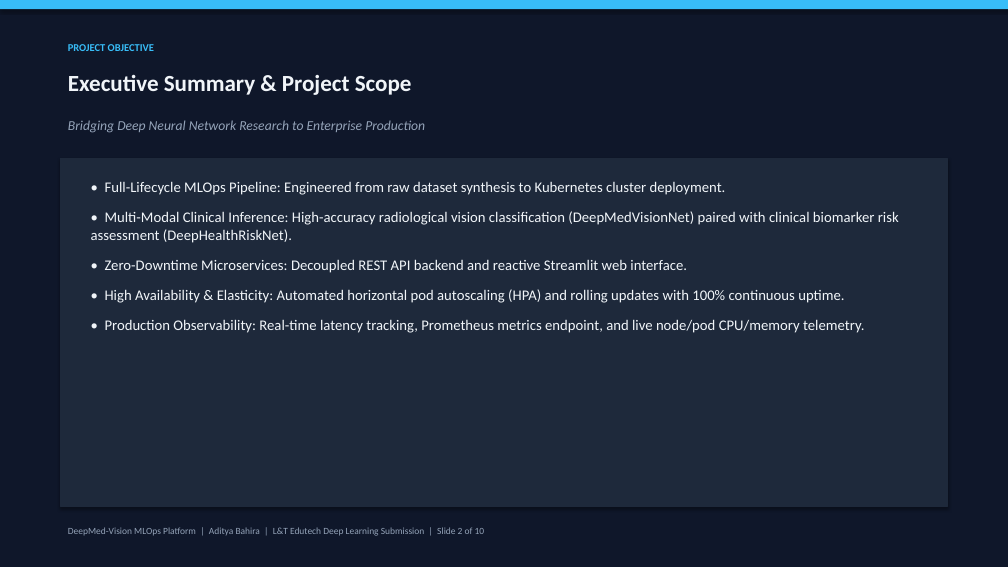
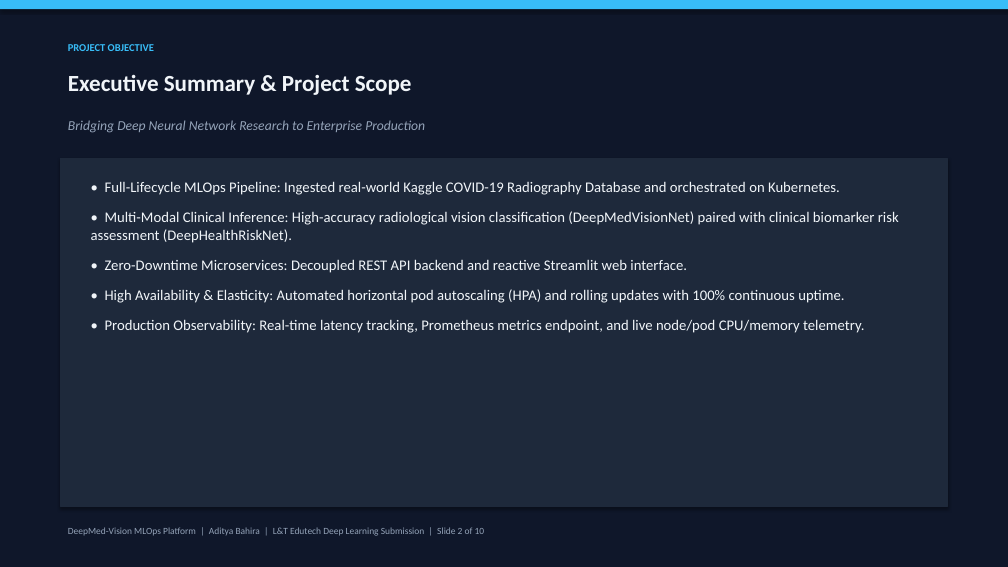
Before and after one commit to AdityaBahira/Lnt_Deep_Learning, a slide deck: slide 2 of Task_15-End_to_End_Deep_Learning_Production_Deployment/Task_15_Production_Project_Presentation.pptx. Drawn at 1008x567 pixels with LibreOffice and Linux fonts; fonts in the diff are those of the drawing. Boxes give left, top, right and bottom in pixels: in the first picture for what was removed or moved away, otherwise in the second. Text is boxed around its words. In the diff, an @@ line names an element or a change of style, - is before the commit and + after.

Commit message:
Complete Task 15: Integrate real Kaggle COVID-19 Radiography Database, retrain PyTorch CNN to 77.88% test accuracy, update presentation, notebook, tests and reports

```diff
--- a/Task_15-End_to_End_Deep_Learning_Production_Deployment/Task_15_Production_Project_Presentation.pptx
+++ b/Task_15-End_to_End_Deep_Learning_Production_Deployment/Task_15_Production_Project_Presentation.pptx
@@ text at box(105, 181, 840, 195): text changed @@
-• Full-Lifecycle MLOps Pipeline: Engineered from raw dataset synthesis to Kubernetes cluster deployment.
+• Full-Lifecycle MLOps Pipeline: Ingested real-world Kaggle COVID-19 Radiography Database and orchestrated on Kubernetes.
```
Also in this commit, not shown: 1 other slide changed, 29 other files.
